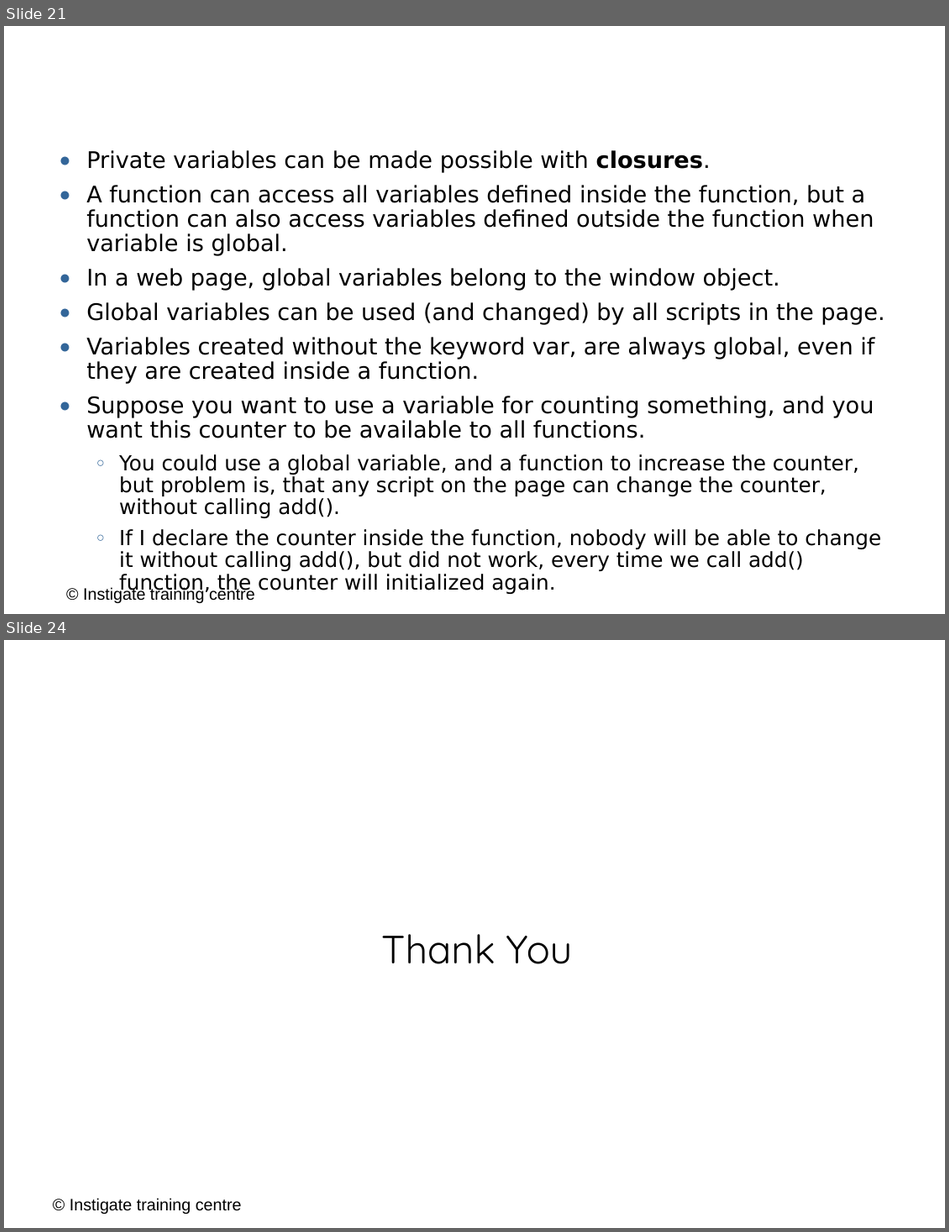
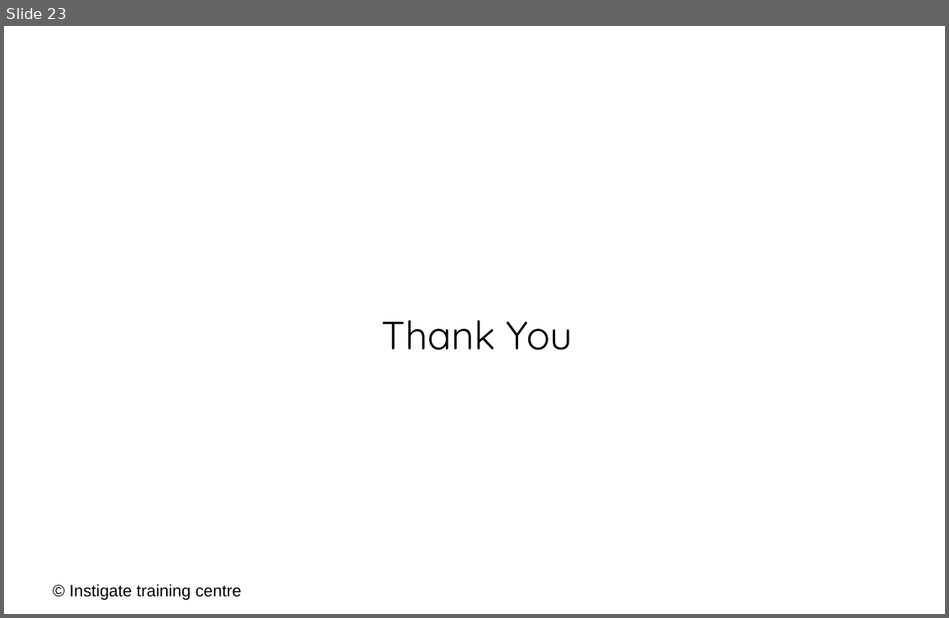
Before and after one commit to ITC-Vanadzor/ITC-7, a slide deck: Presentations/Javascript/4_objects_functions.odp. Shown one above the other, each under a label of ours: slides 21 and 24 before the commit, slide 23 after it; the slides between them are not shown. The pictures are 949x1232 and 949x618 pixels, drawn with LibreOffice and Linux fonts; fonts in the diff are those of the drawing; background and template pictures are left out. Boxes give left, top, right and bottom in pixels: in the first picture for what was removed or moved away, otherwise in the second. Text is boxed around its words. In the diff, an @@ line names an element or a change of style, - is before the commit and + after.

```diff
--- a/Presentations/Javascript/4_objects_functions.odp
+++ b/Presentations/Javascript/4_objects_functions.odp
@@ slide 21 removed at [4,26,945,614], background #FFFFFF @@
@@ text removed at [73,67,900,116] @@
-JavaScript Closures
@@ text removed at [86,150,884,595] @@
-● Private variables can be made possible with closures.
-● A function can access all variables defined inside the function, but a function can also access variables defined outside the function when variable is global.
-● In a web page, global variables belong to the window object.
-● Global variables can be used (and changed) by all scripts in the page.
-● Variables created without the keyword var, are always global, even if they are created inside a function.
-● Suppose you want to use a variable for counting something, and you want this counter to be available to all functions.
-  ○ You could use a global variable, and a function to increase the counter, but problem is, that any script on the page can change the counter, without calling add().
-  ○ If I declare the counter inside the function, nobody will be able to change it without calling add(), but did not work, every time we call add() function, the counter will initialized again.
@@ text removed at [83,587,255,603] @@
-© Instigate training centre
@@ what was slide 24 is now slide 23 @@
```
Also in this commit, not shown: 18 slides changed, 2 slides added, 2 other slides removed.
